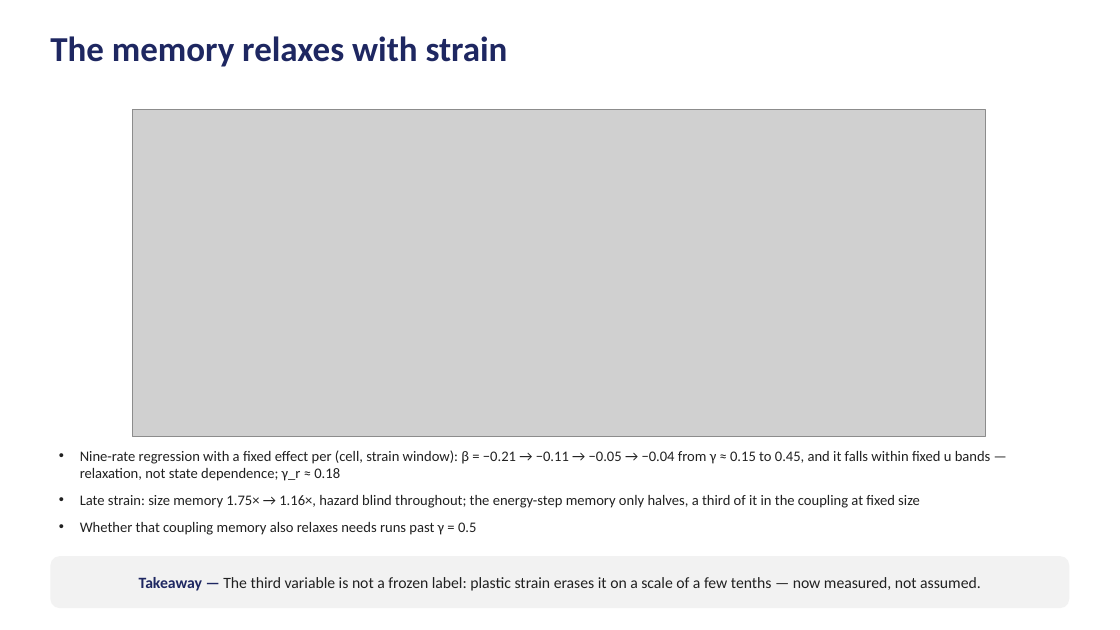
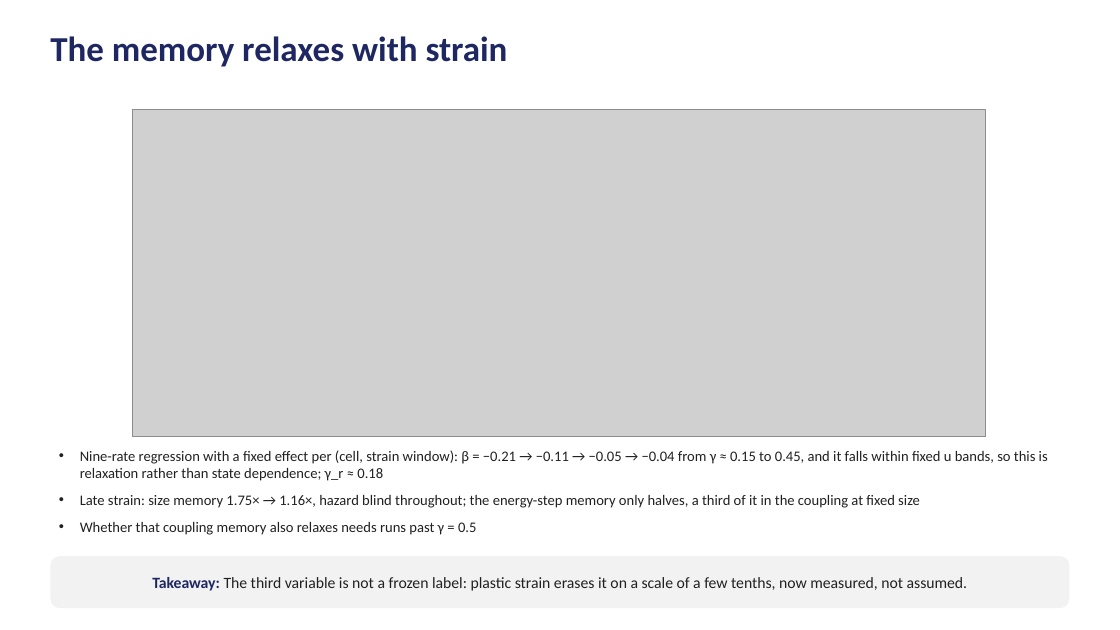
Before and after one commit to Samc73/SEEM, a slide deck: slide 14 of SEEM_project_deck.pptx. Drawn at 1120x630 pixels with LibreOffice and Linux fonts; fonts in the diff are those of the drawing; grey boxes stand for pictures. Boxes give left, top, right and bottom in pixels: in the first picture for what was removed or moved away, otherwise in the second. Text is boxed around its words. In the diff, an @@ line names an element or a change of style, - is before the commit and + after.

```diff
--- a/SEEM_project_deck.pptx
+++ b/SEEM_project_deck.pptx
@@ text at (80, 450, 1048, 481): text changed @@
-• Nine-rate regression with a fixed effect per (cell, strain window): β = −0.21 → −0.11 → −0.05 → −0.04 from γ ≈ 0.15 to 0.45, and it falls within fixed u bands — relaxation, not state dependence; γ_r ≈ 0.18
+• Nine-rate regression with a fixed effect per (cell, strain window): β = −0.21 → −0.11 → −0.05 → −0.04 from γ ≈ 0.15 to 0.45, and it falls within fixed u bands, so this is relaxation rather than state dependence; γ_r ≈ 0.18
@@ text in rounded rectangle at (152, 577, 968, 591): text changed @@
-Takeaway — The third variable is not a frozen label: plastic strain erases it on a scale of a few tenths — now measured, not assumed.
+Takeaway: The third variable is not a frozen label: plastic strain erases it on a scale of a few tenths, now measured, not assumed.
```
Also in this commit, not shown: 19 other slides changed, 1 other file.
